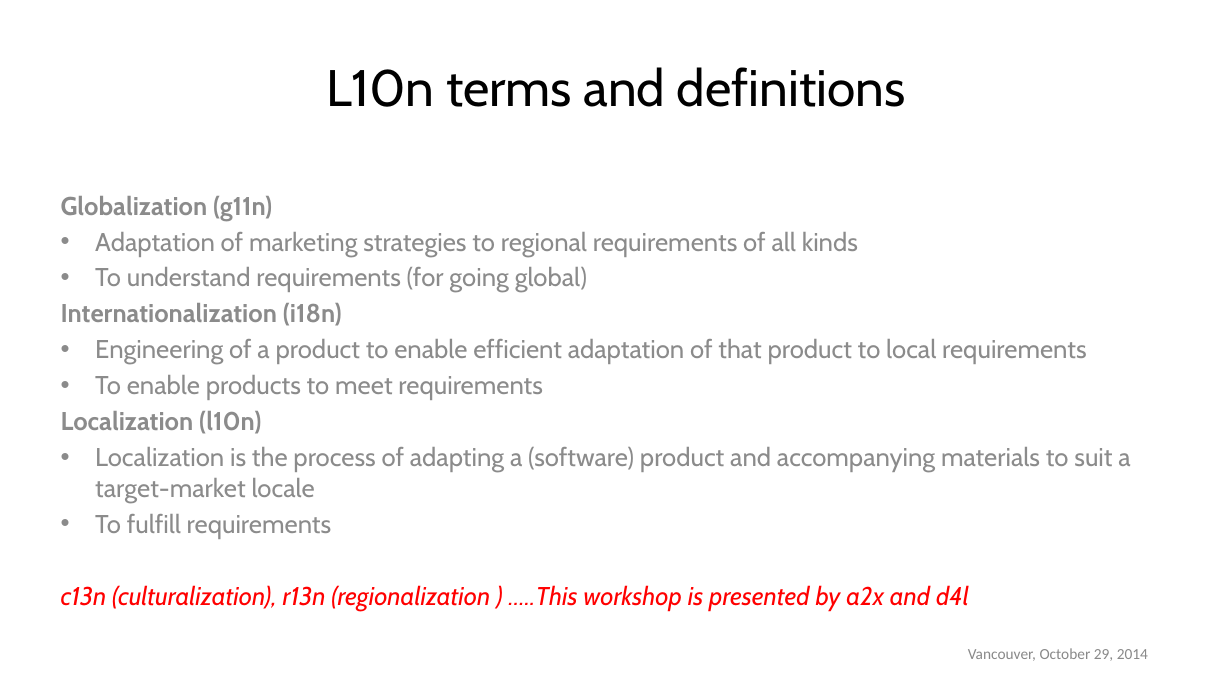
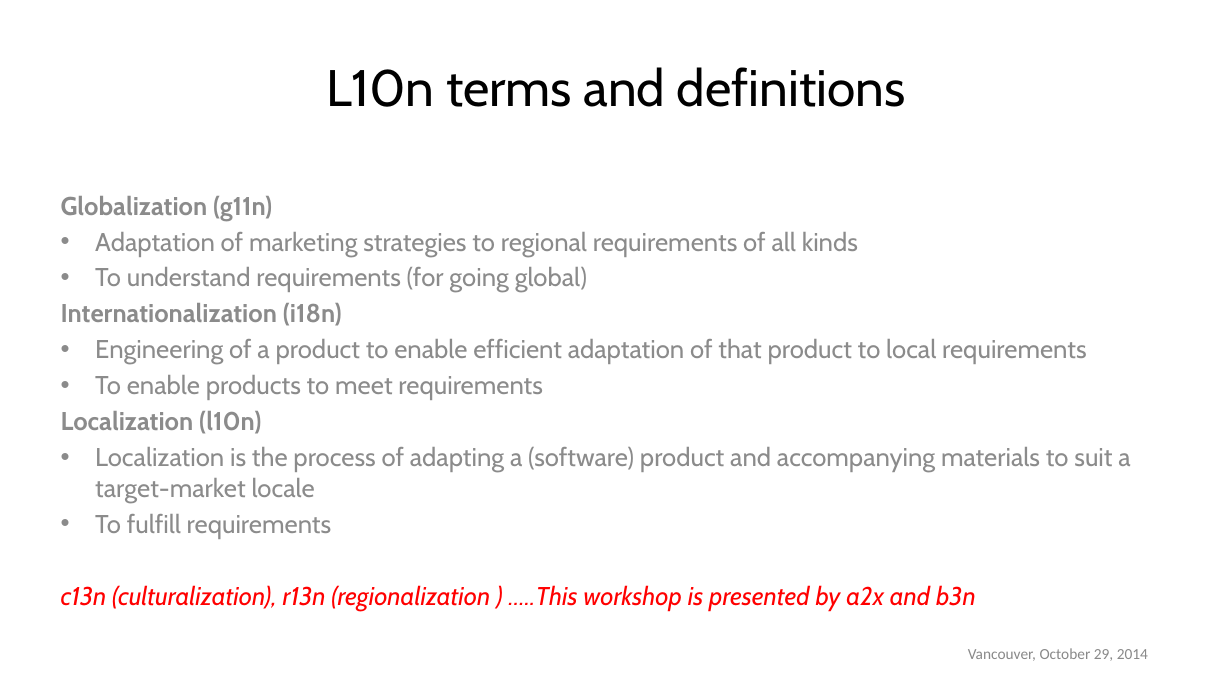
Before and after one commit to o-ndr/workshop-PPT, a slide deck: slide 7 of 2014-10-29_Localization_for_Startups_DG_OP_Oct29.pptx. Drawn at 1232x693 pixels with LibreOffice and Linux fonts; fonts in the diff are those of the drawing; background and template pictures are left out. Boxes give left, top, right and bottom in pixels: in the first picture for what was removed or moved away, otherwise in the second. Text is boxed around its words. In the diff, an @@ line names an element or a change of style, - is before the commit and + after.

Commit message:
updated letter speak for Brian b3n

```diff
--- a/2014-10-29_Localization_for_Startups_DG_OP_Oct29.pptx
+++ b/2014-10-29_Localization_for_Startups_DG_OP_Oct29.pptx
@@ text at [61, 585, 976, 611]: text changed @@
-c13n (culturalization), r13n (regionalization ) …..This workshop is presented by a2x and d4l
+c13n (culturalization), r13n (regionalization ) …..This workshop is presented by a2x and b3n
```
